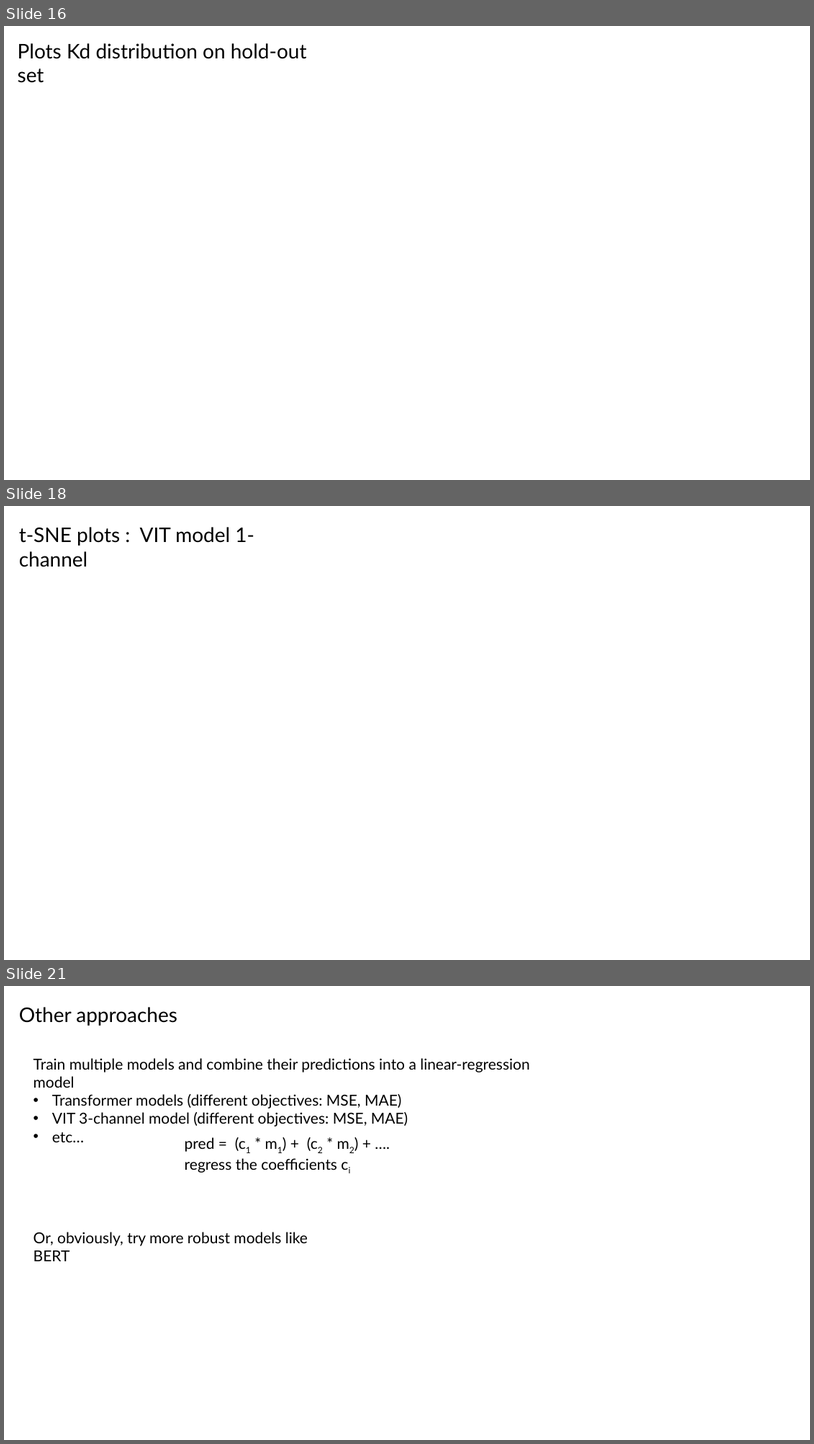
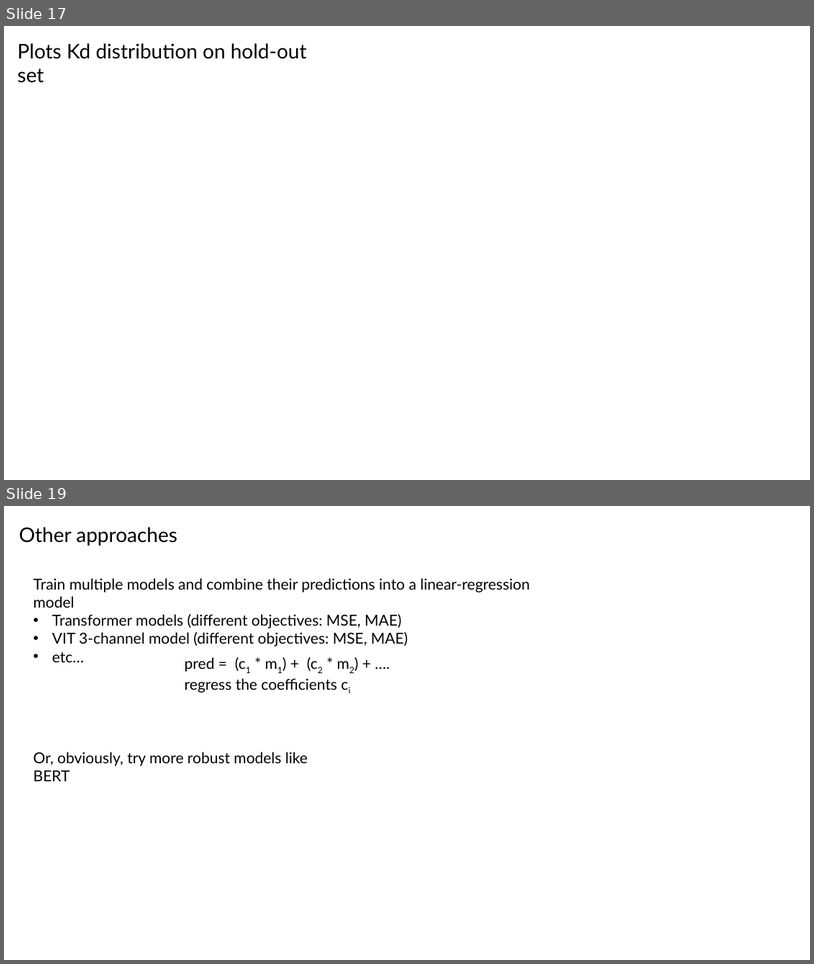
Before and after one commit to planaria158/BERT-antibody-antigen-binding-energy, a slide deck: Homework-aAlphaBio.pptx. Shown one above the other, each under a label of ours: slides 16, 18 and 21 before the commit, slides 17 and 19 after it; the slides between them are not shown. The pictures are 814x1444 and 814x964 pixels, drawn with LibreOffice and Linux fonts; fonts in the diff are those of the drawing. Boxes give left, top, right and bottom in pixels: in the first picture for what was removed or moved away, otherwise in the second. Text is boxed around its words. In the diff, an @@ line names an element or a change of style, - is before the commit and + after.

```diff
--- a/Homework-aAlphaBio.pptx
+++ b/Homework-aAlphaBio.pptx
@@ slide 18 removed at (4, 506, 810, 960), background #FFFFFF @@
@@ text removed at (19, 527, 255, 567) @@
-t-SNE plots : VIT model 1-channel
@@ what was slide 16 is now slide 17 @@
@@ what was slide 21 is now slide 19 @@
```
Also in this commit, not shown: 6 slides changed, 1 slide added, 1 other slide removed, 1 other file.
